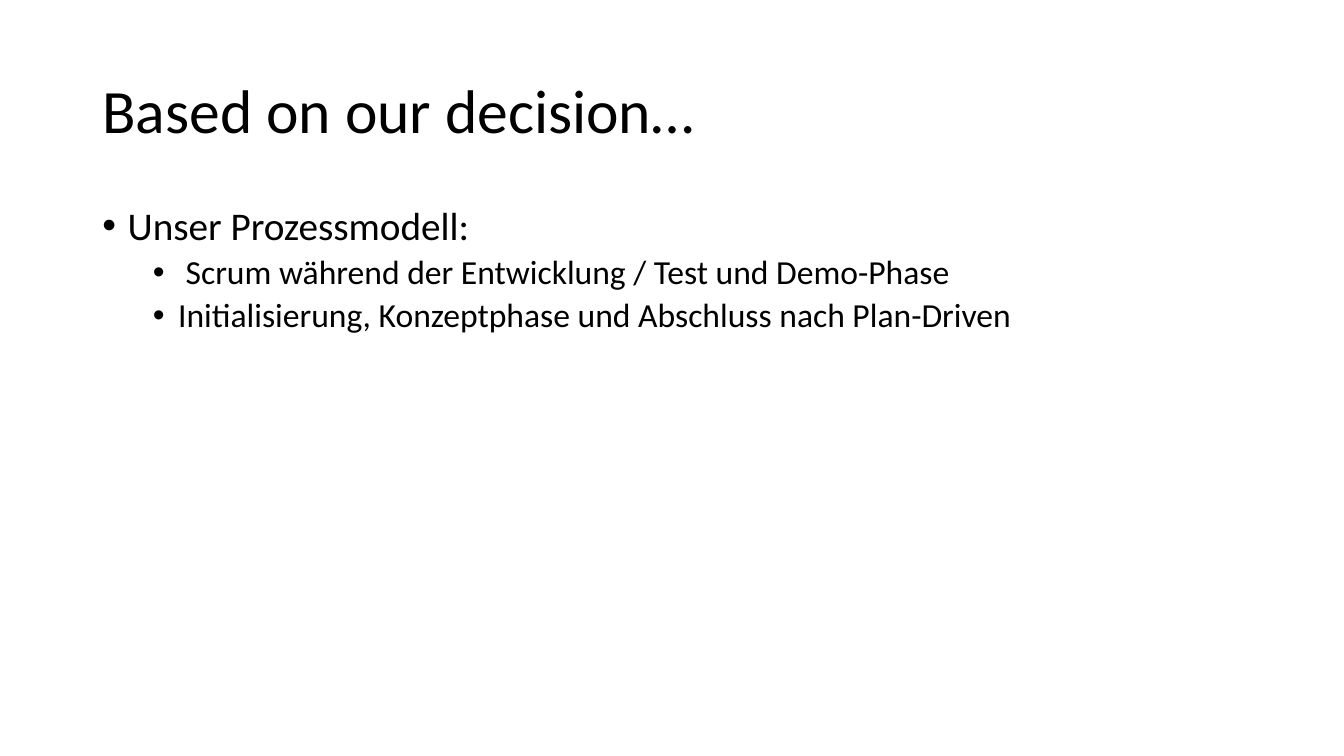
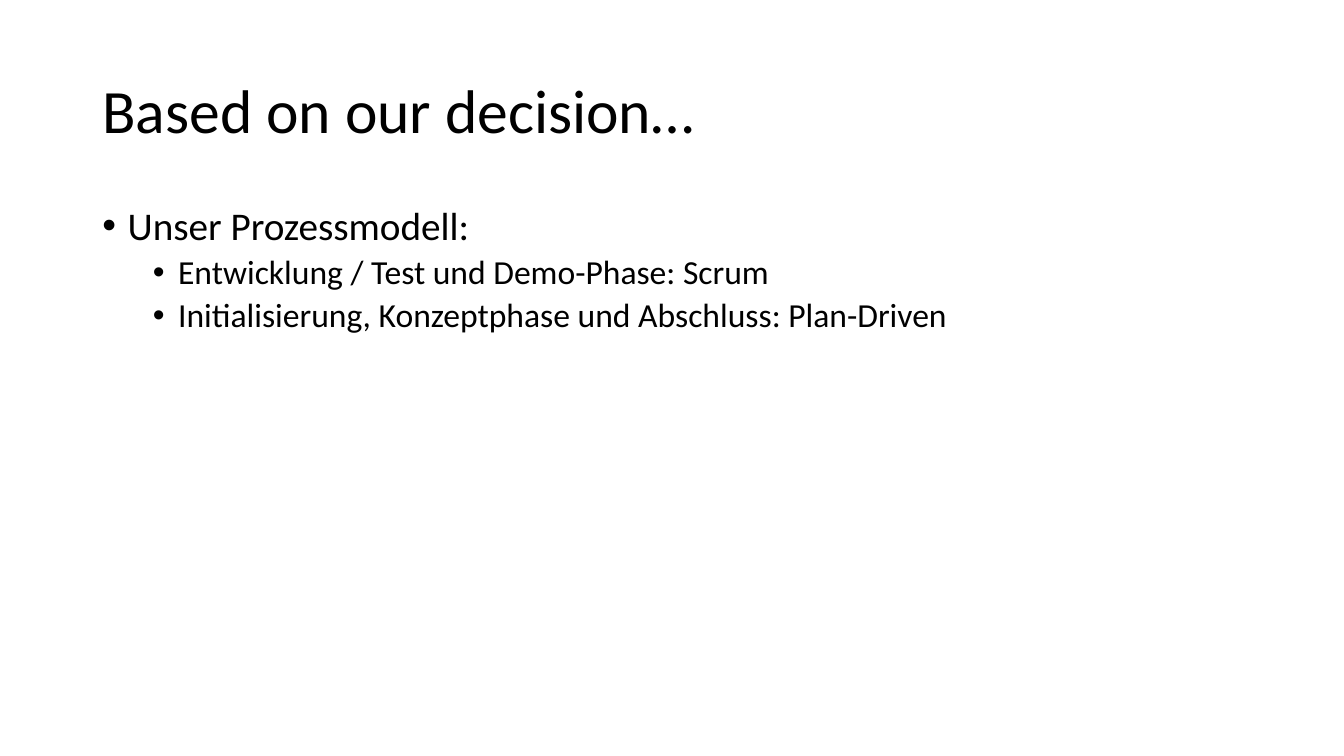
Before and after one commit to schne5/ch.bfh.bti7081.s2016.orange, a slide deck: slide 6 of doc/Task02/Task 2_orange.pptx. Drawn at 1344x756 pixels with LibreOffice and Linux fonts; fonts in the diff are those of the drawing. Boxes give left, top, right and bottom in pixels: in the first picture for what was removed or moved away, otherwise in the second. Text is boxed around its words. In the diff, an @@ line names an element or a change of style, - is before the commit and + after.

```diff
--- a/doc/Task02/Task 2_orange.pptx
+++ b/doc/Task02/Task 2_orange.pptx
@@ text at box(178, 260, 946, 333): text changed @@
-  • Scrum während der Entwicklung / Test und Demo-Phase
-  • Initialisierung, Konzeptphase und Abschluss nach Plan-Driven
+  • Entwicklung / Test und Demo-Phase: Scrum
+  • Initialisierung, Konzeptphase und Abschluss: Plan-Driven
```
Also in this commit, not shown: 8 other slides changed.
